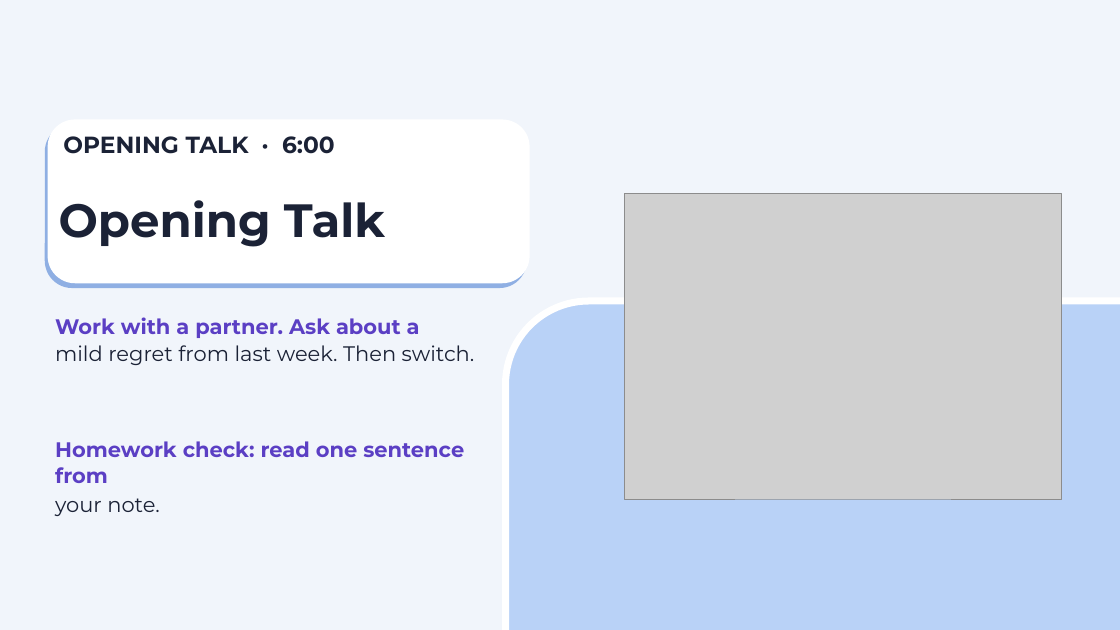
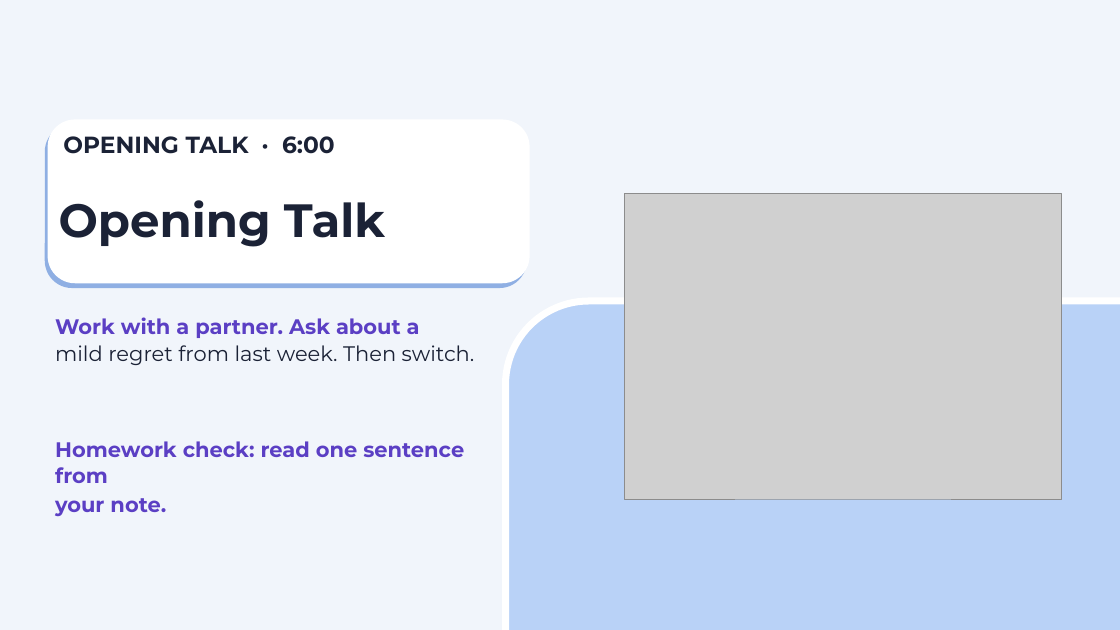
Before and after one commit to sdpursley/ESL-Curriculum, a slide deck: slide 3 of level5/slides/Level5_Lesson5_Slides.pptx. Drawn at 1120x630 pixels with LibreOffice and Linux fonts; fonts in the diff are those of the drawing; grey boxes stand for pictures. Boxes give left, top, right and bottom in pixels: in the first picture for what was removed or moved away, otherwise in the second. Text is boxed around its words. In the diff, an @@ line names an element or a change of style, - is before the commit and + after.

```diff
--- a/level5/slides/Level5_Lesson5_Slides.pptx
+++ b/level5/slides/Level5_Lesson5_Slides.pptx
@@ text at bbox=[55, 498, 166, 516]: text colour #1B2236 to #5B3FC4, bold on in "your note." @@
```
Also in this commit, not shown: 2 other slides changed, 8 other files.
